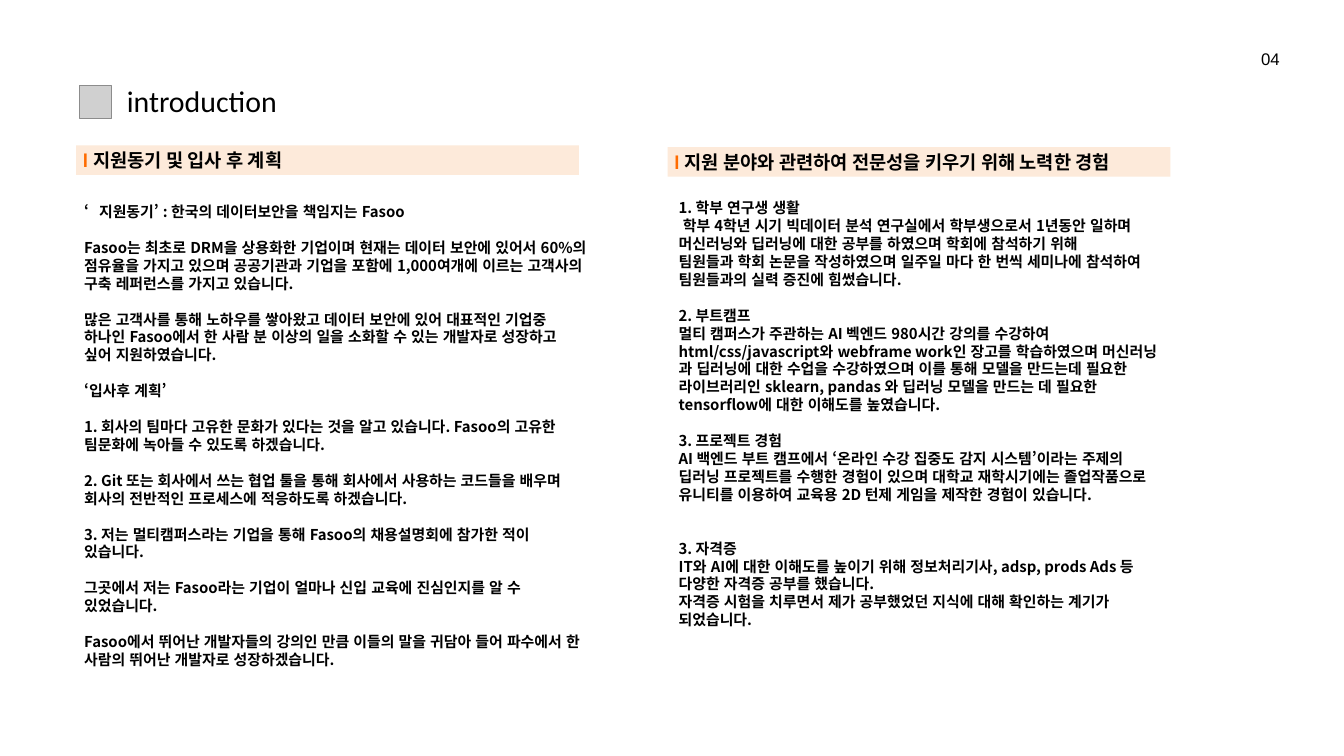
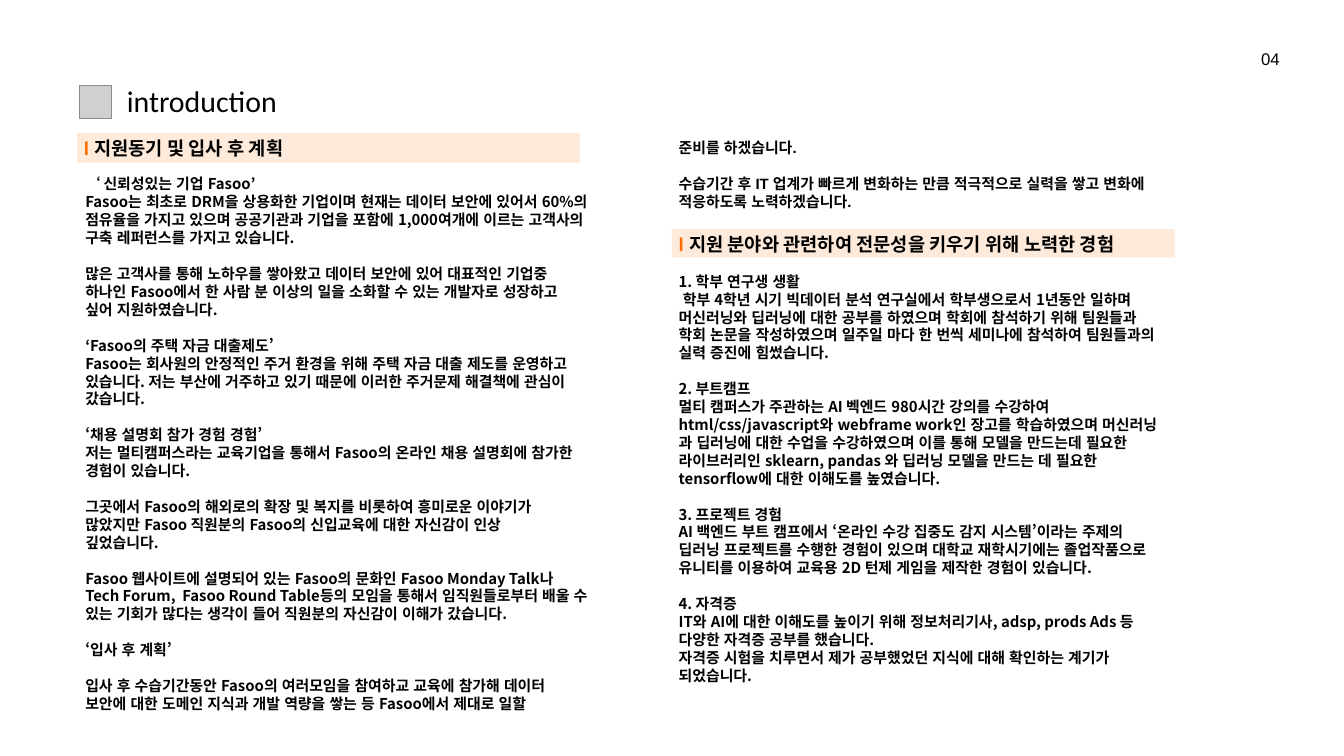
Before and after one commit to looloo404/portfolio, a slide deck: slide 5 of (fasoo)강지윤_프토플리오_멀티캠퍼스.pptx. Drawn at 1344x756 pixels with LibreOffice and Linux fonts; fonts in the diff are those of the drawing; grey boxes stand for pictures; background and template pictures are left out. Boxes give left, top, right and bottom in pixels: in the first picture for what was removed or moved away, otherwise in the second. Text is boxed around its words. In the diff, an @@ line names an element or a change of style, - is before the commit and + after.

```diff
--- a/(fasoo)강지윤_프토플리오_멀티캠퍼스.pptx
+++ b/(fasoo)강지윤_프토플리오_멀티캠퍼스.pptx
@@ rectangle "l 지원동기 및 입사 후 ...": place and size @@
-rectangle "l 지원동기 및 입사 후 ..." at [76,145,579,175]
+rectangle "l 지원동기 및 입사 후 ..." at [77,133,580,163]
@@ text added at [679,140,1144,209], 16 pt, text #000000, bold @@
+준비를 하겠습니다.
+수습기간 후 IT 업계가 빠르게 변화하는 만큼 적극적으로 실력을 쌓고 변화에 적응하도록 노력하겠습니다.
@@ text "‘ 신뢰성있는 기업 Fasoo’": place and size @@
-text "‘ 신뢰성있는 기업 Fasoo’" at [84,204,587,667]
+text "‘ 신뢰성있는 기업 Fasoo’" at [85,176,588,714]
@@ text at [104,176,256,195]: text changed @@
-‘지원동기’ : 한국의 데이터보안을 책임지는 Fasoo
+‘ 신뢰성있는 기업 Fasoo’
@@ rectangle "l 지원 분야와 관련하여 전문성을 ...": place and size @@
-rectangle "l 지원 분야와 관련하여 전문성을 ..." at [668,147,1171,177]
+rectangle "l 지원 분야와 관련하여 전문성을 ..." at [672,229,1175,257]
@@ text "1. 학부 연구생 생활": place and size @@
-text "1. 학부 연구생 생활" at [679,200,1157,627]
+text "1. 학부 연구생 생활" at [679,274,1157,683]
@@ text at [679,292,1155,360]: text changed @@
-학부 4학년 시기 빅데이터 분석 연구실에서 학부생으로서 1년동안 일하며 머신러닝와 딥러닝에 대한 공부를 하였으며 학회에 참석하기 위해
-팀원들과 학회 논문을 작성하였으며 일주일 마다 한 번씩 세미나에 참석하여 팀원들과의 실력 증진에 힘썼습니다.
+학부 4학년 시기 빅데이터 분석 연구실에서 학부생으로서 1년동안 일하며 머신러닝와 딥러닝에 대한 공부를 하였으며 학회에 참석하기 위해 팀원들과 학회 논문을 작성하였으며 일주일 마다 한 번씩 세미나에 참석하여 팀원들과의 실력 증진에 힘썼습니다.
@@ text at [85,338,588,714]: text changed @@
-‘입사후 계획’
-1. 회사의 팀마다 고유한 문화가 있다는 것을 알고 있습니다. Fasoo의 고유한 팀문화에 녹아들 수 있도록 하겠습니다.
-2. Git 또는 회사에서 쓰는 협업 툴을 통해 회사에서 사용하는 코드들을 배우며 회사의 전반적인 프로세스에 적응하도록 하겠습니다.
-3. 저는 멀티캠퍼스라는 기업을 통해 Fasoo의 채용설명회에 참가한 적이 있습니다.
-그곳에서 저는 Fasoo라는 기업이 얼마나 신입 교육에 진심인지를 알 수 있었습니다.
-Fasoo에서 뛰어난 개발자들의 강의인 만큼 이들의 말을 귀담아 들어 파수에서 한 사람의 뛰어난 개발자로 성장하겠습니다.
+‘Fasoo의 주택 자금 대출제도’
+Fasoo는 회사원의 안정적인 주거 환경을 위해 주택 자금 대출 제도를 운영하고 있습니다. 저는 부산에 거주하고 있기 때문에 이러한 주거문제 해결책에 관심이 갔습니다.
+‘채용 설명회 참가 경험 경험’
+저는 멀티캠퍼스라는 교육기업을 통해서 Fasoo의 온라인 채용 설명회에 참가한 경험이 있습니다.
+그곳에서 Fasoo의 해외로의 확장 및 복지를 비롯하여 흥미로운 이야기가 많았지만 Fasoo 직원분의 Fasoo의 신입교육에 대한 자신감이 인상
+깊었습니다.
+Fasoo 웹사이트에 설명되어 있는 Fasoo의 문화인 Fasoo Monday Talk나 Tech Forum, Fasoo Round Table등의 모임을 통해서 임직원들로부터 배울 수 있는 기회가 많다는 생각이 들어 직원분의 자신감이 이해가 갔습니다.
+‘입사 후 계획’
+입사 후 수습기간동안 Fasoo의 여러모임을 참여하교 교육에 참가해 데이터 보안에 대한 도메인 지식과 개발 역량을 쌓는 등 Fasoo에서 제대로 일할
@@ text at [679,596,737,611]: text changed @@
-3. 자격증
+4. 자격증
```
Also in this commit, not shown: 4 other slides changed, 1 other file.
